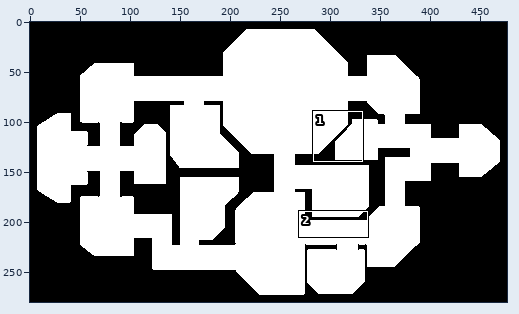
Two states of a sprite sheet, stdr_simulator/stdr_resources/maps/among_us/among-us-edges-fixed-ai.png. Above, an overview of the earlier version with the close-up marked.
Close-up. Old version:
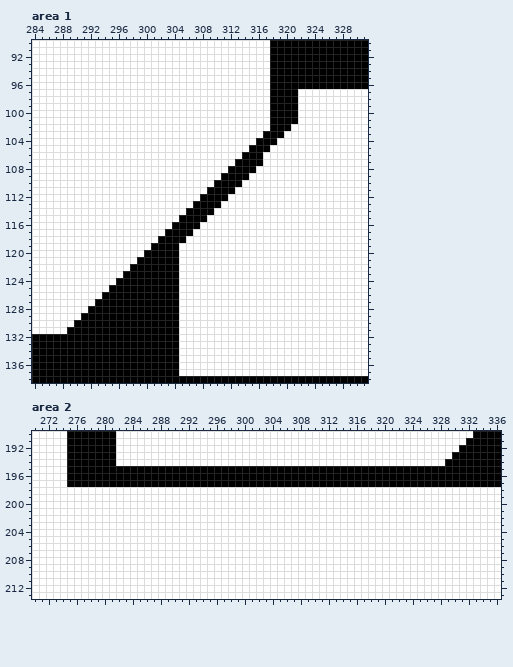
The file is 477x280 pixels. Colours within 5 levels of each other are drawn and written as one. Shown: area 1: x 284..331, y 90..138; area 2: x 270..336, y 190..213. The commit also changed other parts of the picture, which this record leaves out.
And afterwards:
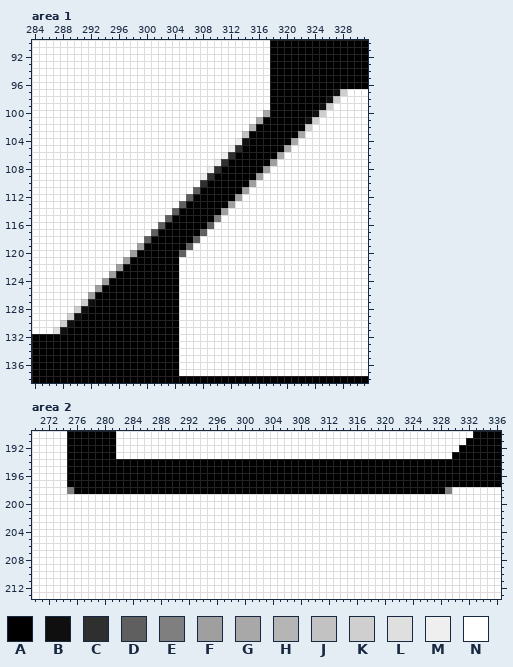
Palette (. is transparent): A #000000  B #0f0f0f  C #2f2f2f  D #5f5f5f  E #7f7f7f  F #9f9f9f  G #a8a8a8  H #b5b5b5  J #c2c2c2  K #cfcfcf  L #dfdfdf  M #efefef  N #ffffff
The edit:
{"where": "area 1"}
{"y":97,"x":322,"old":"NNNNNNN","new":"AAAAABK"}
{"y":98,"x":322,"old":"NNNNNN","new":"AAAABK"}
{"y":99,"x":322,"old":"NNNNN","new":"AAABK"}
{"y":100,"x":317,"old":"N","new":"G"}
{"y":100,"x":322,"old":"NNNN","new":"AABK"}
{"y":101,"x":316,"old":"NN","new":"GA"}
{"y":101,"x":322,"old":"NNN","new":"ABK"}
{"y":102,"x":315,"old":"NNN","new":"HAA"}
{"y":102,"x":321,"old":"NNN","new":"AAK"}
{"y":103,"x":314,"old":"NNN","new":"JAA"}
{"y":103,"x":320,"old":"NNN","new":"AAG"}
{"y":104,"x":313,"old":"NNN","new":"MBA"}
{"y":104,"x":319,"old":"NNN","new":"AAG"}
{"y":105,"x":312,"old":"NNN","new":"MCA"}
{"y":105,"x":318,"old":"NNN","new":"AAG"}
{"y":106,"x":311,"old":"NNN","new":"MCA"}
{"y":106,"x":317,"old":"NNN","new":"AAG"}
{"y":107,"x":310,"old":"NNN","new":"MCA"}
{"y":107,"x":317,"old":"NN","new":"AF"}
{"y":108,"x":309,"old":"NNN","new":"MCA"}
{"y":108,"x":316,"old":"NN","new":"AF"}
{"y":109,"x":308,"old":"NNN","new":"MCA"}
{"y":109,"x":315,"old":"NN","new":"AF"}
{"y":110,"x":308,"old":"NN","new":"CA"}
{"y":110,"x":314,"old":"NN","new":"AF"}
{"y":111,"x":307,"old":"NN","new":"DA"}
{"y":111,"x":313,"old":"NN","new":"AF"}
{"y":112,"x":306,"old":"NN","new":"DA"}
{"y":112,"x":312,"old":"NN","new":"AF"}
{"y":113,"x":305,"old":"NN","new":"DA"}
{"y":113,"x":311,"old":"NN","new":"AF"}
{"y":114,"x":304,"old":"NN","new":"DA"}
{"y":114,"x":310,"old":"NN","new":"AF"}
{"y":115,"x":303,"old":"NN","new":"DA"}
{"y":115,"x":309,"old":"NN","new":"AE"}
{"y":116,"x":302,"old":"NN","new":"DA"}
{"y":116,"x":308,"old":"NN","new":"AD"}
{"y":117,"x":301,"old":"NN","new":"DA"}
{"y":117,"x":307,"old":"NN","new":"AD"}
{"y":118,"x":300,"old":"NN","new":"DA"}
{"y":118,"x":306,"old":"NN","new":"AD"}
{"y":119,"x":299,"old":"NN","new":"FA"}
{"y":119,"x":305,"old":"NN","new":"AD"}
{"y":120,"x":298,"old":"NN","new":"FA"}
{"y":120,"x":305,"old":"N","new":"D"}
{"y":121,"x":297,"old":"NN","new":"FA"}
{"y":122,"x":296,"old":"NN","new":"FA"}
{"y":123,"x":295,"old":"NN","new":"FA"}
{"y":124,"x":294,"old":"NN","new":"FA"}
{"y":125,"x":293,"old":"NN","new":"FA"}
{"y":126,"x":292,"old":"NN","new":"FA"}
{"y":127,"x":291,"old":"NN","new":"KB"}
{"y":128,"x":290,"old":"NN","new":"KB"}
{"y":129,"x":289,"old":"NN","new":"KB"}
{"y":130,"x":288,"old":"NN","new":"KB"}
{"y":131,"x":287,"old":"NN","new":"LB"}
{"where": "area 2"}
{"y":194,"x":282,"old":"NNNNNNNNNNNNNNNNNNNNNNNNNNNNNNNNNNNNNNNNNNNNNNN","new":"AAAAAAAAAAAAAAAAAAAAAAAAAAAAAAAAAAAAAAAAAAAAAAA"}
{"y":198,"x":275,"old":"NNNNNNNNNNNNNNNNNNNNNNNNNNNNNNNNNNNNNNNNNNNNNNNNNNNNNNN","new":"EAAAAAAAAAAAAAAAAAAAAAAAAAAAAAAAAAAAAAAAAAAAAAAAAAAAAAE"}
